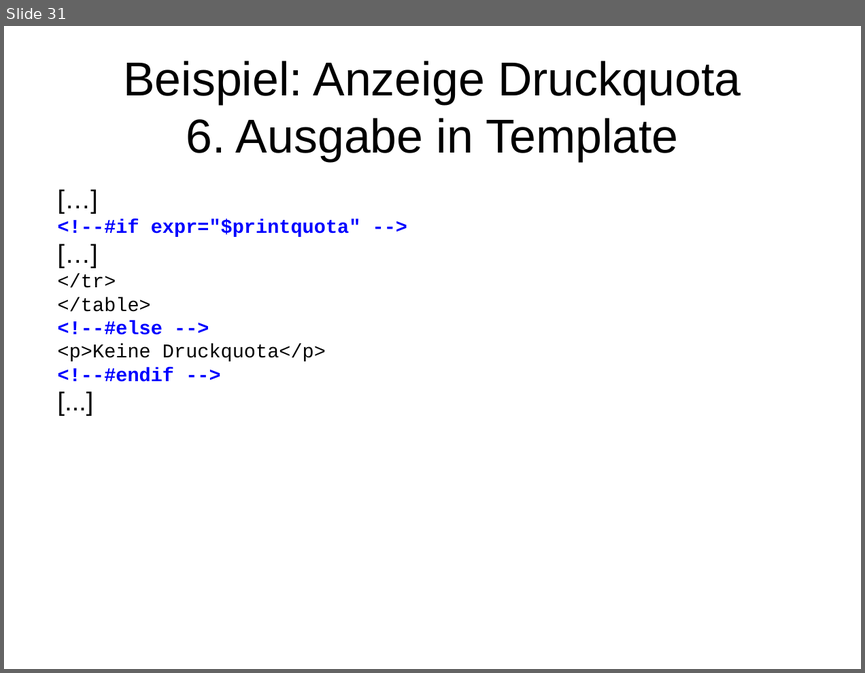
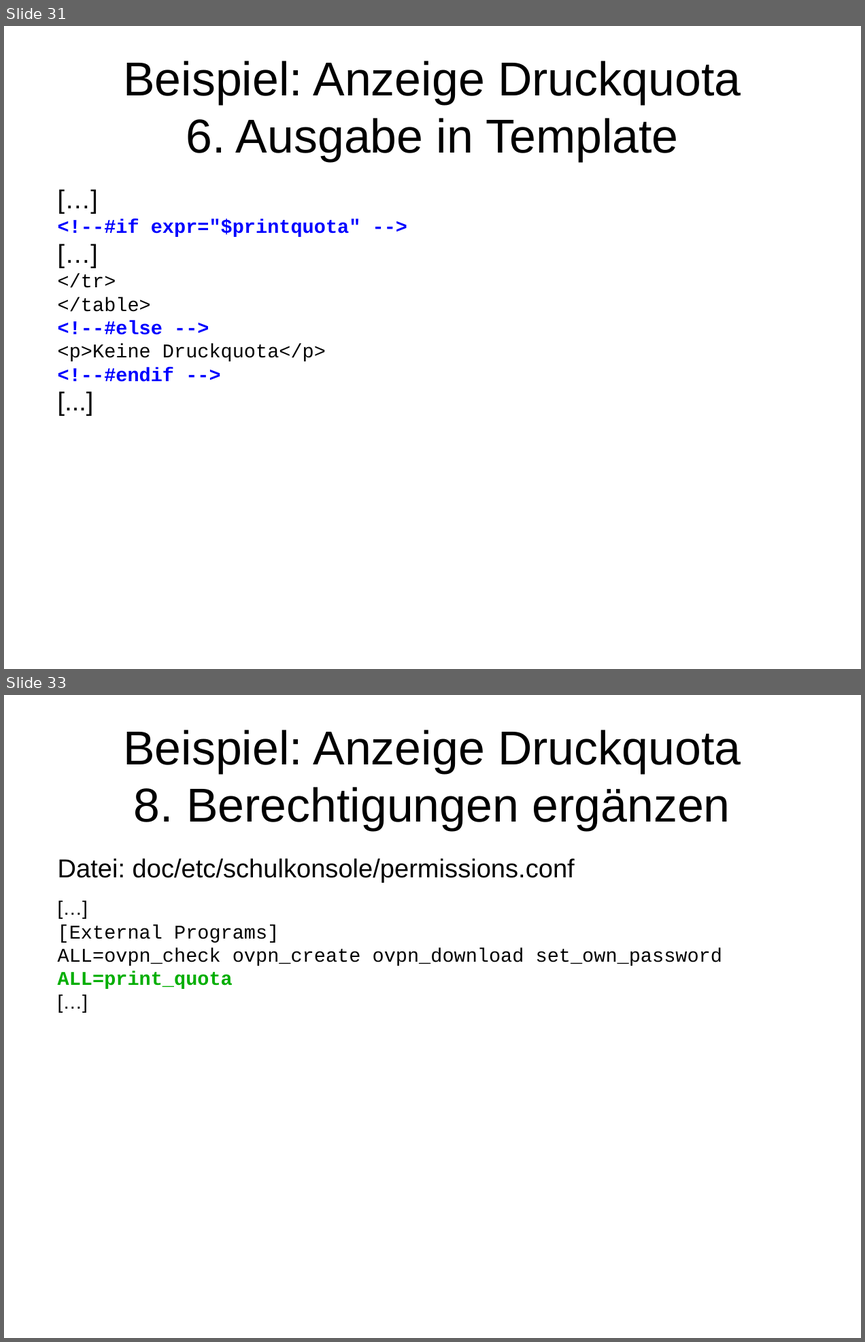
Before and after one commit to linuxmuster/linuxmuster-schulkonsole, a slide deck: doc/praesentation-2012.odp. Shown one above the other, each under a label of ours: slide 31 before the commit, slides 31 and 33 after it; the slides between them are not shown. The pictures are 865x673 and 865x1342 pixels, drawn with LibreOffice and Linux fonts; fonts in the diff are those of the drawing. Boxes give left, top, right and bottom in pixels: in the first picture for what was removed or moved away, otherwise in the second. Text is boxed around its words. In the diff, an @@ line names an element or a change of style, - is before the commit and + after.

```diff
--- a/doc/praesentation-2012.odp
+++ b/doc/praesentation-2012.odp
@@ slide 33 added at (4, 695, 861, 1338), background #FFFFFF @@
@@ title added at (123, 730, 740, 830), 44 pt, text #000000 @@
+Beispiel: Anzeige Druckquota
+8. Berechtigungen ergänzen
@@ text added at (58, 858, 722, 989), 18 pt, text #000000 @@
+Datei: doc/etc/schulkonsole/permissions.conf
+[…]
+[External Programs]
+ALL=ovpn_check ovpn_create ovpn_download set_own_password ALL=print_quota
+[…]
```
Also in this commit, not shown: 6 slides changed.
